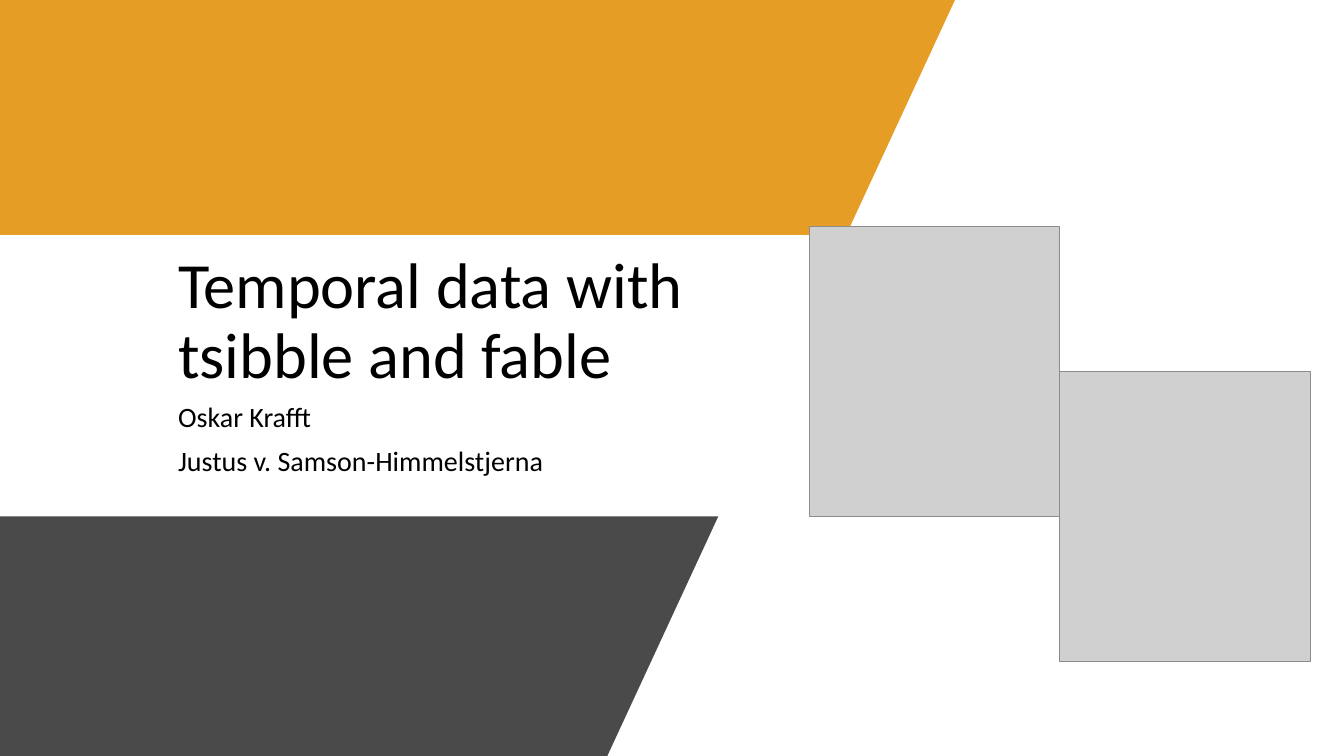
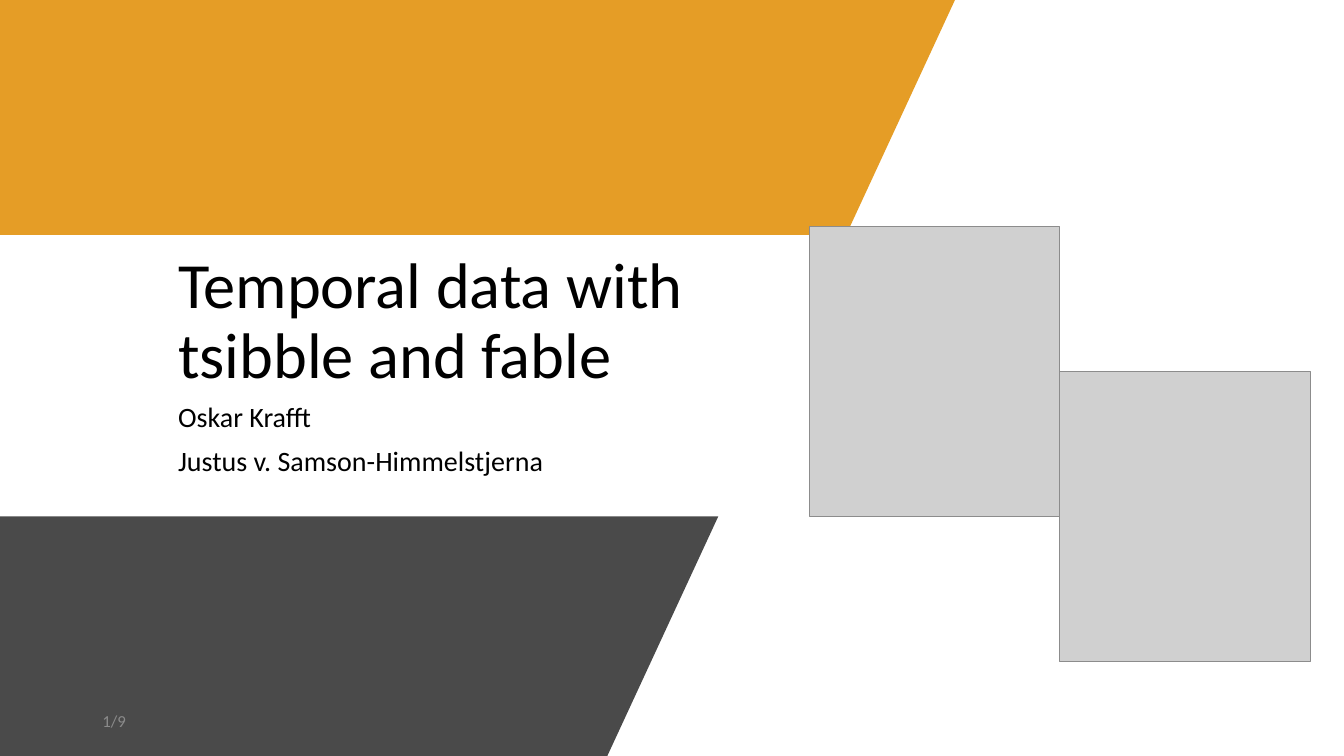
Before and after one commit to intro-to-data-science-22-workshop/-14-temporal-data-with-tsibble-and-fable-Samson-Krafft, a slide deck: slide 1 of tsibble and fable.pptx. Drawn at 1344x756 pixels with LibreOffice and Linux fonts; fonts in the diff are those of the drawing; grey boxes stand for pictures; background and template pictures are left out. Boxes give left, top, right and bottom in pixels: in the first picture for what was removed or moved away, otherwise in the second. Text is boxed around its words. In the diff, an @@ line names an element or a change of style, - is before the commit and + after.

```diff
--- a/tsibble and fable.pptx
+++ b/tsibble and fable.pptx
@@ text added at [102, 716, 125, 727], 12 pt, text #8C8C8C @@
+1/9
```
Also in this commit, not shown: 8 other slides changed, 1 slide removed.
